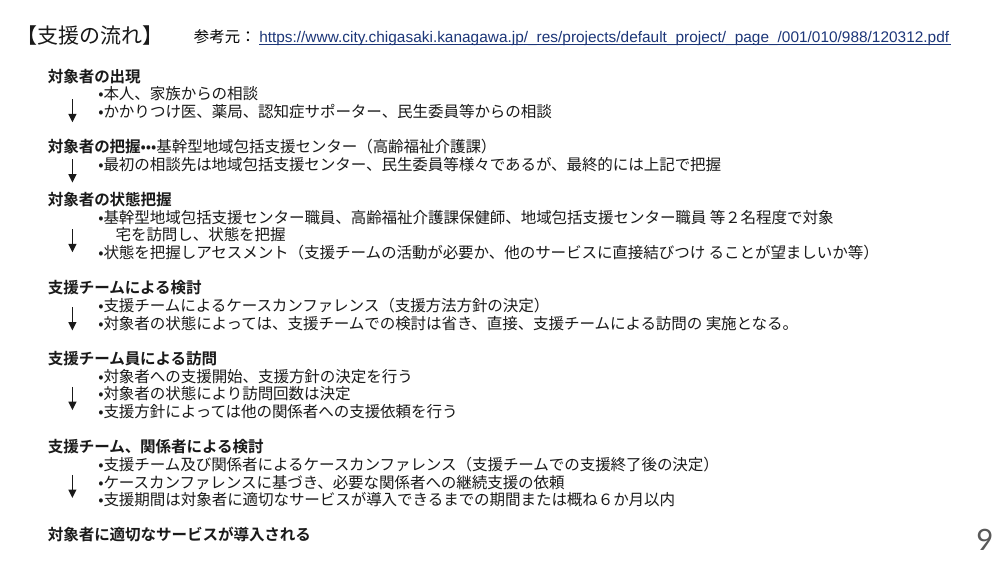
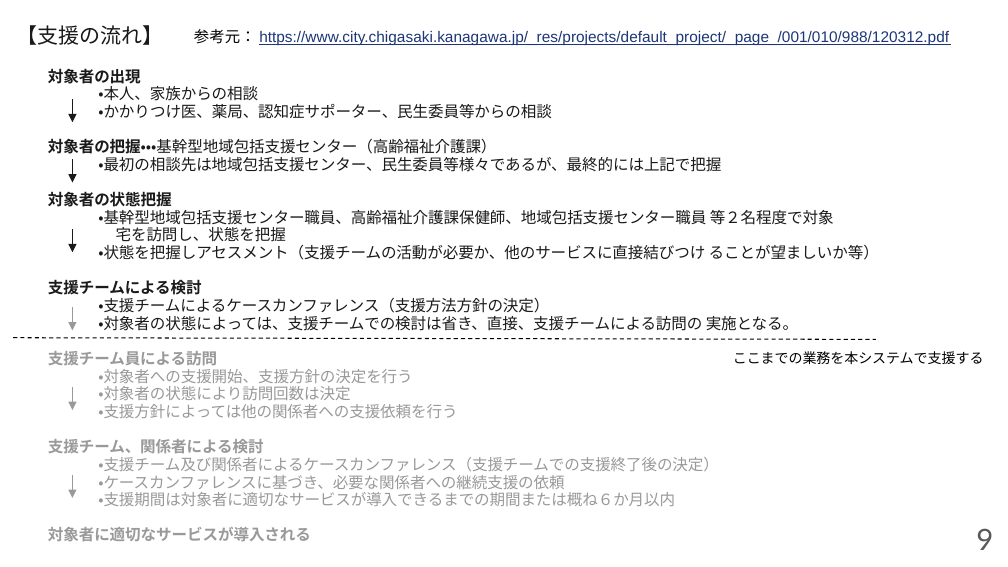
Before and after one commit to UMEZAWADAN/SD-5, a slide deck: slide 9 of SD-5.pptx (slide 12 before the commit). Drawn at 1008x567 pixels with LibreOffice and Linux fonts; fonts in the diff are those of the drawing. Boxes give left, top, right and bottom in pixels: in the first picture for what was removed or moved away, otherwise in the second. Text is boxed around its words. In the diff, an @@ line names an element or a change of style, - is before the commit and + after.

```diff
--- a/SD-5.pptx
+++ b/SD-5.pptx
@@ arrow (73, 307) - (73, 331): stroke #1A1A1A 0.75 pt to #999999 0.75 pt @@
@@ line added from (13, 338) to (876, 340), #000000 0.75 pt dashed @@
@@ text at <box>48,351,719,542</box>: text colour #1A1A1A to #999999 in "支援チーム員による訪問", "・対象者への支援開始、支援方針の決定を行う", "・対象者の状態により訪問回数は決定", "・支援方針によっては他の関係者への支援依頼を行う" and 5 more places @@
@@ text added at <box>733,351,984,364</box>, 10 pt, text #000000 @@
+ここまでの業務を本システムで支援する
@@ arrow (73, 387) - (73, 410): stroke #1A1A1A 0.75 pt to #999999 0.75 pt @@
@@ arrow (73, 475) - (73, 498): stroke #1A1A1A 0.75 pt to #999999 0.75 pt @@
```
Also in this commit, not shown: 16 other slides changed, 10 slides added, 3 slides removed.
